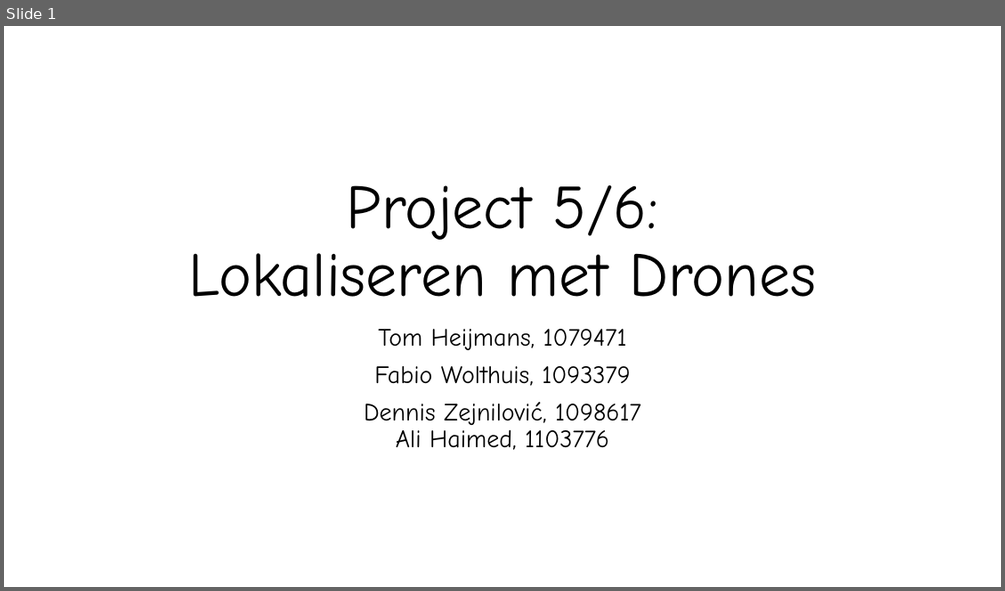
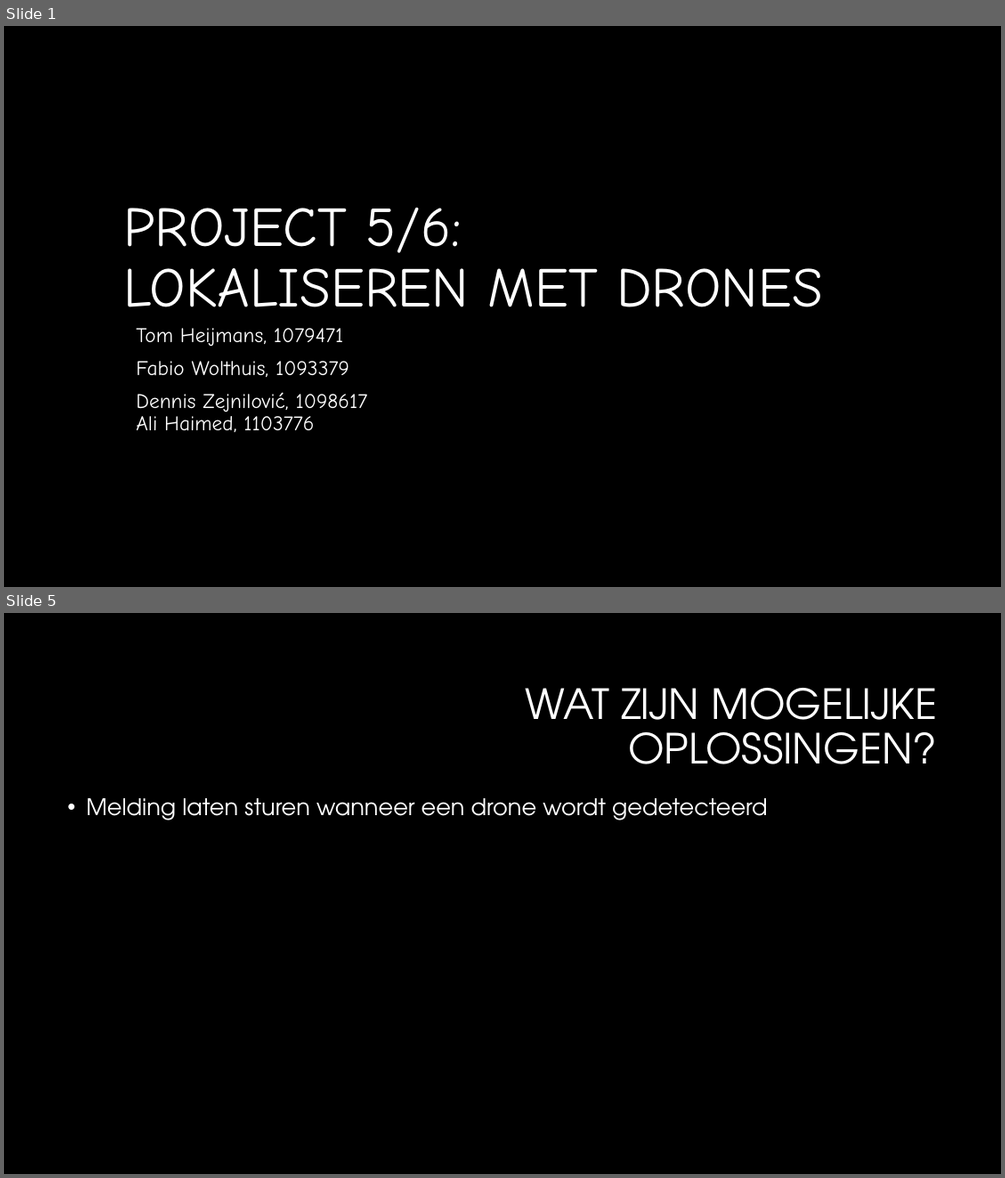
Before and after one commit to TomHeij/Project5-6, a slide deck: Opleverset_Project_5-6/Manage_&_Control/Project 5-6 Sprint 0.pptx. Shown one above the other, each under a label of ours: slide 1 before the commit, slides 1 and 5 after it; the slides between them are not shown. The pictures are 1005x591 and 1005x1178 pixels, drawn with LibreOffice and Linux fonts; fonts in the diff are those of the drawing; background and template pictures are left out. Boxes give left, top, right and bottom in pixels: in the first picture for what was removed or moved away, otherwise in the second. Text is boxed around its words. In the diff, an @@ line names an element or a change of style, - is before the commit and + after.

```diff
--- a/Opleverset_Project_5-6/Manage_&_Control/Project 5-6 Sprint 0.pptx
+++ b/Opleverset_Project_5-6/Manage_&_Control/Project 5-6 Sprint 0.pptx
@@ slide 5 added at [4, 613, 1001, 1174], background #000000 @@
@@ title added at [526, 688, 937, 764], 40 pt, text #FFFFFF @@
+WAT ZIJN MOGELIJKE OPLOSSINGEN?
@@ text added at [86, 798, 768, 820], 22 pt, text #FFFFFF @@
+• Melding laten sturen wanneer een drone wordt gedetecteerd
@@ slide 1 changed as well @@
@@ background #FFFFFF to #000000 @@
@@ title at [123, 208, 823, 307]: text changed; size 60 to 54 pt; text colour #000000 to #FFFFFF @@
-Project 5/6:
-Lokaliseren met Drones
+PROJECT 5/6:
+LOKALISEREN MET DRONES
@@ subtitle "Tom Heijmans, 1079471" at [136, 328, 368, 432]: size 24 to 20 pt, text colour #000000 to #FFFFFF; alignment centre to left @@
```
Also in this commit, not shown: 5 other slides changed, 1 other slide added, 1 slide removed.
